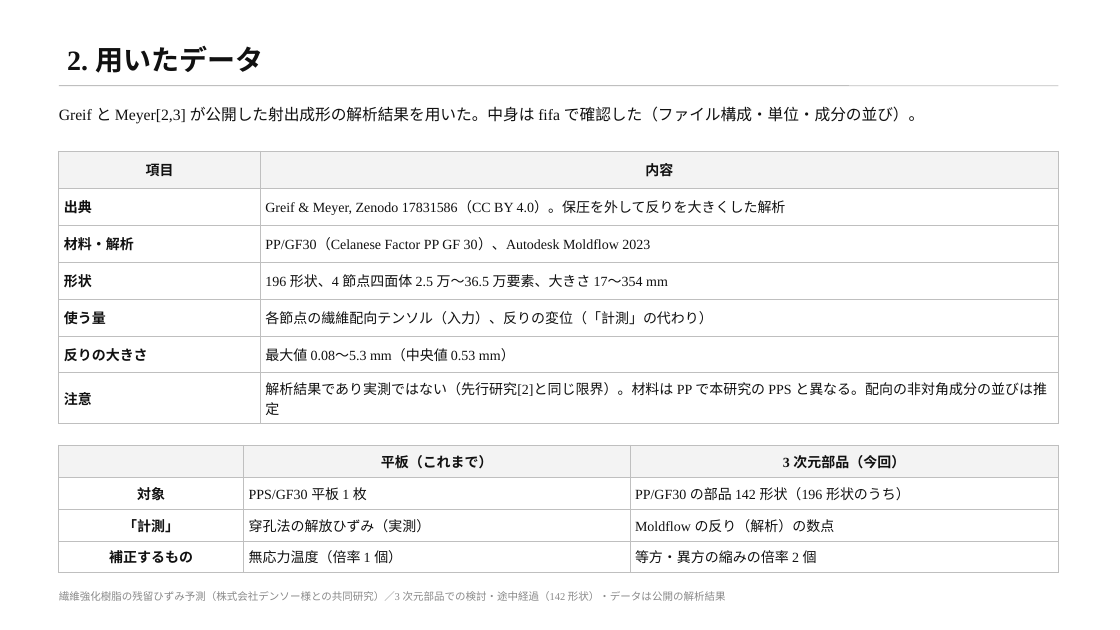
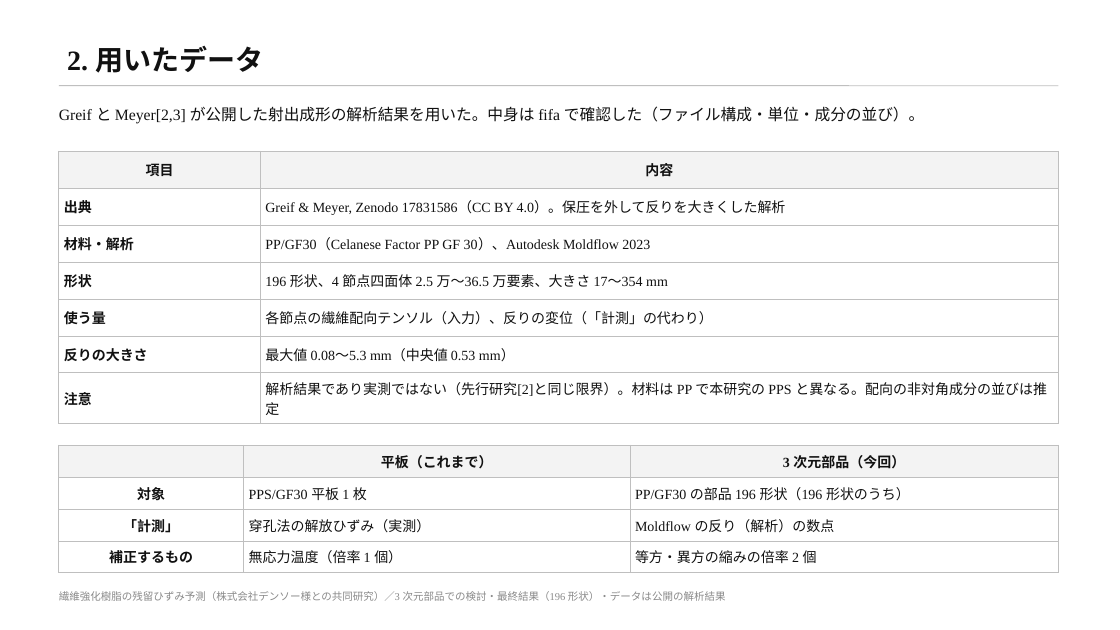
Before and after one commit to keisuke58/wccm2026-cfrp-gnn, a slide deck: slide 3 of slides/denso_rescue3d.pptx. Drawn at 1120x630 pixels with LibreOffice and Linux fonts; fonts in the diff are those of the drawing. Boxes give left, top, right and bottom in pixels: in the first picture for what was removed or moved away, otherwise in the second. Text is boxed around its words. In the diff, an @@ line names an element or a change of style, - is before the commit and + after.

```diff
--- a/slides/denso_rescue3d.pptx
+++ b/slides/denso_rescue3d.pptx
@@ table at (59, 445, 1059, 568) @@
-row 2, column 3: PP/GF30 の部品 142 形状（196 形状のうち）
+row 2, column 3: PP/GF30 の部品 196 形状（196 形状のうち）
@@ text at (59, 591, 726, 601): text changed @@
-繊維強化樹脂の残留ひずみ予測（株式会社デンソー様との共同研究）／3 次元部品での検討・途中経過（142 形状）・データは公開の解析結果
+繊維強化樹脂の残留ひずみ予測（株式会社デンソー様との共同研究）／3 次元部品での検討・最終結果（196 形状）・データは公開の解析結果
```
Also in this commit, not shown: 9 other slides changed, 25 other files.
